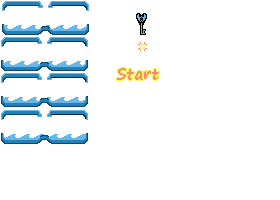
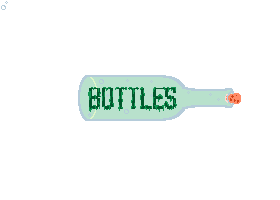
Comparing the layer stacks of the two 280 x 200 images. Changes:
added layer "Layer #14" above "Visible" over <box>1,1,8,10</box>
showed "Visible", moved it above "Layer #9", painted on it over <box>27,13,241,121</box>
removed layer "frame 1 #1" over <box>1,110,88,144</box>
removed layer "frame 2" over <box>1,37,88,71</box>
removed layer "frame 3" over <box>1,73,88,107</box>
removed layer "frame 4" over <box>2,1,89,35</box>
hid "Layer #4", painted on it over <box>13,13,147,51</box>
hid "Layer #2", painted on it over <box>16,21,160,81</box>
